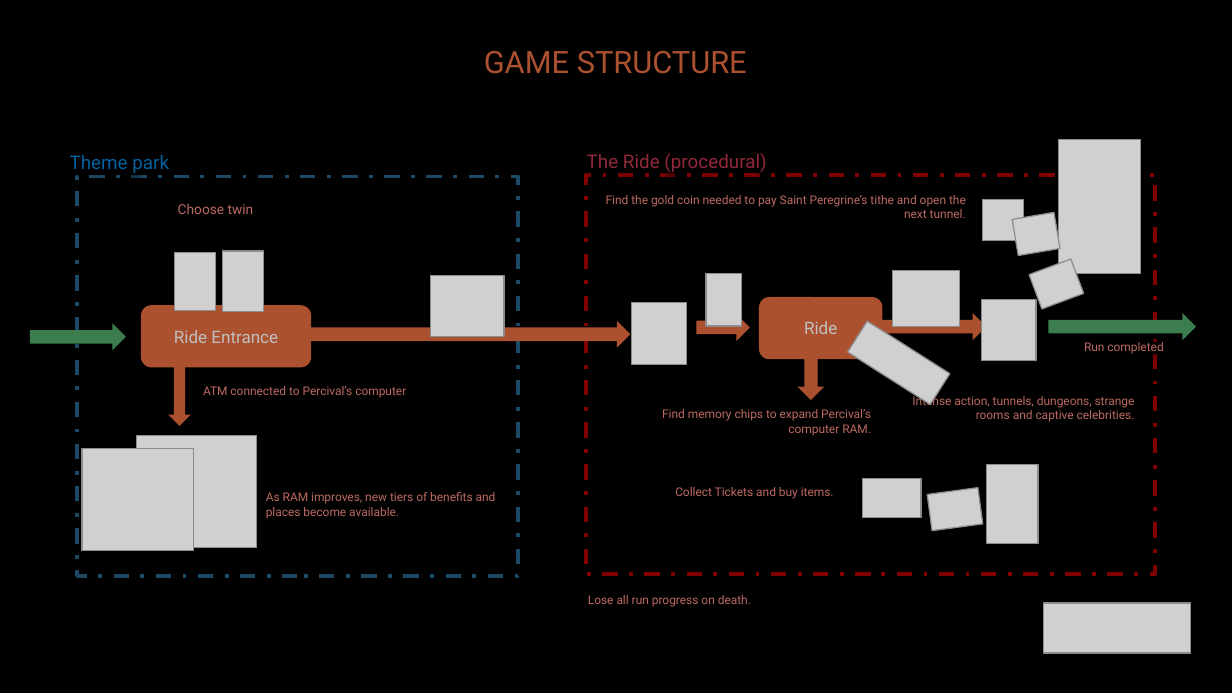
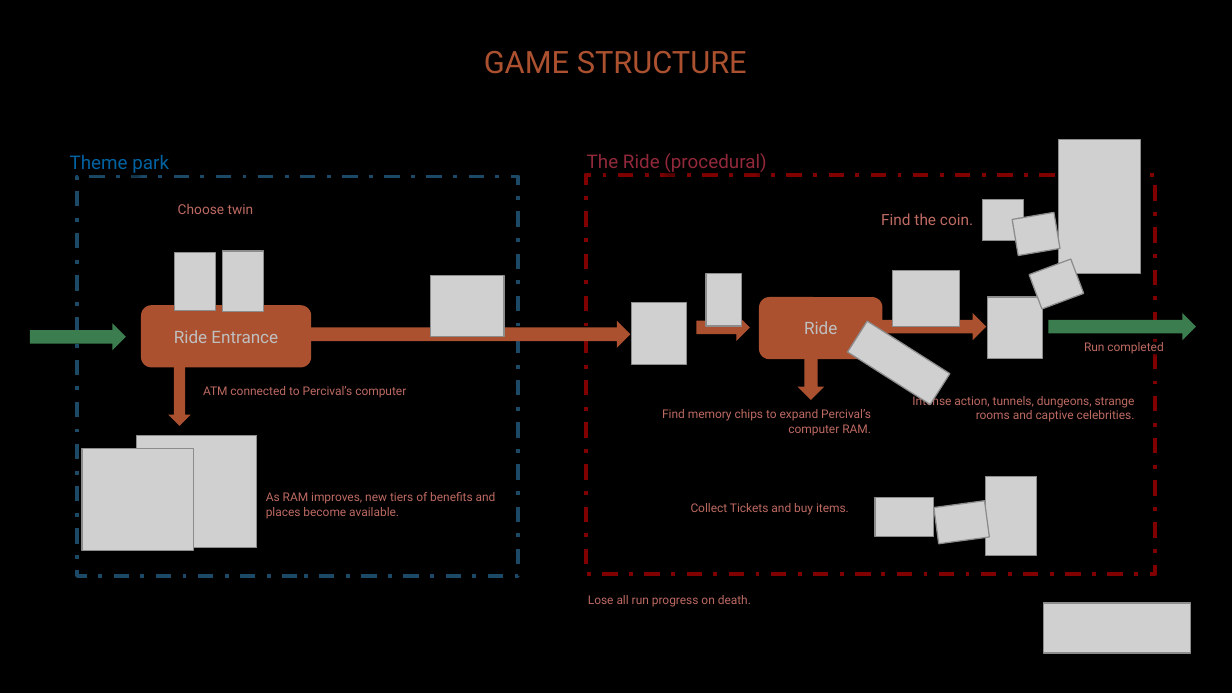
Before and after one commit to diegohcanepa/Remizione, a slide deck: slide 8 of Pitch Deck.pptx. Drawn at 1232x693 pixels with LibreOffice and Linux fonts; fonts in the diff are those of the drawing; grey boxes stand for pictures; background and template pictures are left out. Boxes give left, top, right and bottom in pixels: in the first picture for what was removed or moved away, otherwise in the second. Text is boxed around its words. In the diff, an @@ line names an element or a change of style, - is before the commit and + after.

```diff
--- a/Pitch Deck.pptx
+++ b/Pitch Deck.pptx
@@ text at box(881, 213, 973, 225): text changed; size 7 to 9 pt @@
-Find the gold coin needed to pay Saint Peregrine’s tithe and open the next tunnel.
+Find the coin.
@@ picture: place and size @@
-picture at box(982, 299, 1036, 361)
+picture at box(988, 297, 1042, 359)
@@ picture: place and size @@
-picture at box(987, 464, 1039, 543)
+picture at box(986, 477, 1037, 556)
@@ text "Collect Tickets and buy items.": place and size @@
-text "Collect Tickets and buy items." at box(675, 487, 834, 499)
+text "Collect Tickets and buy items." at box(691, 503, 849, 515)
@@ picture: place and size @@
-picture at box(862, 478, 922, 517)
+picture at box(875, 498, 934, 537)
@@ picture: place and size @@
-picture at box(927, 487, 983, 531)
+picture at box(934, 501, 990, 544)
```
Also in this commit, not shown: 7 other slides changed, 15 other files.
